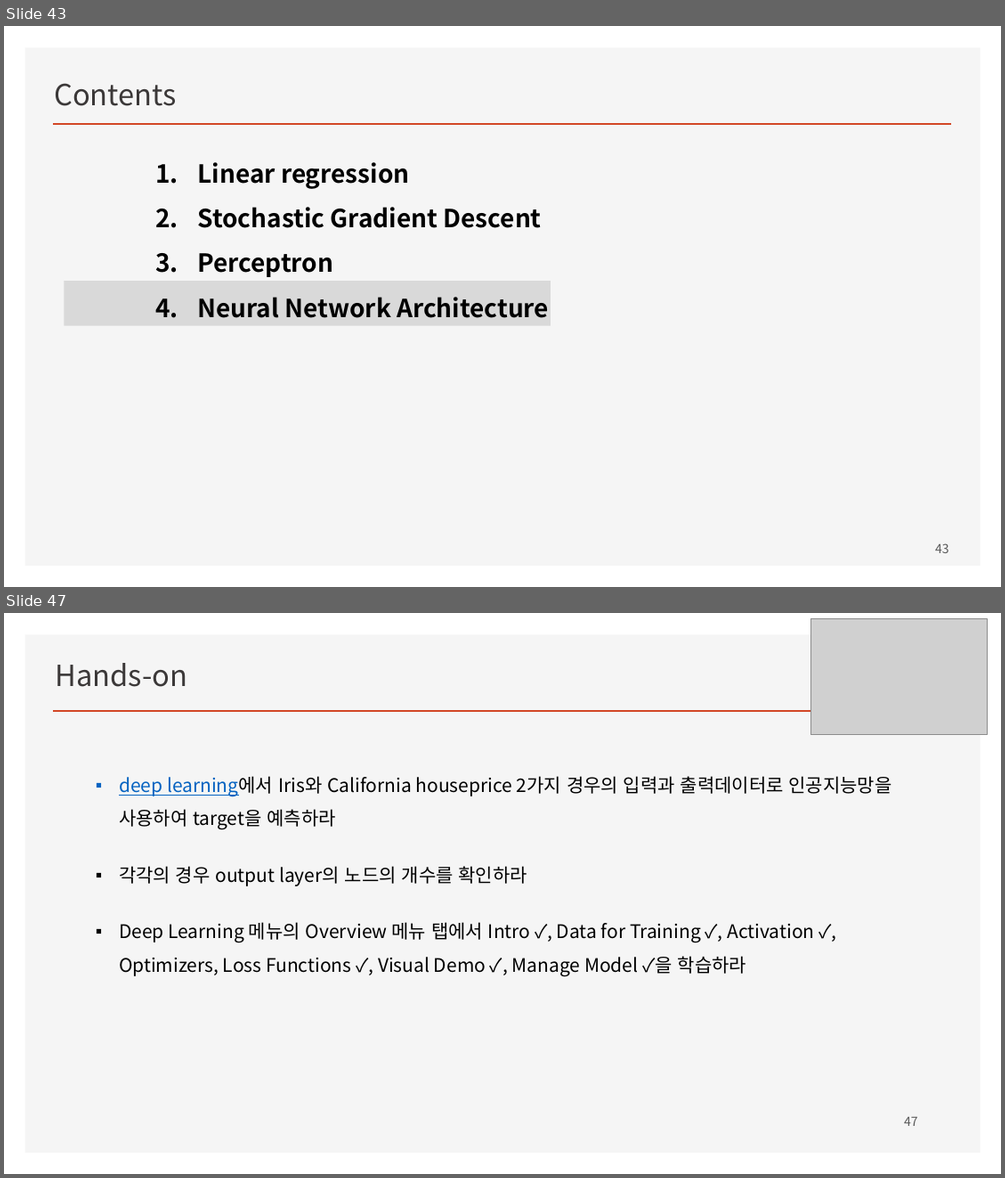
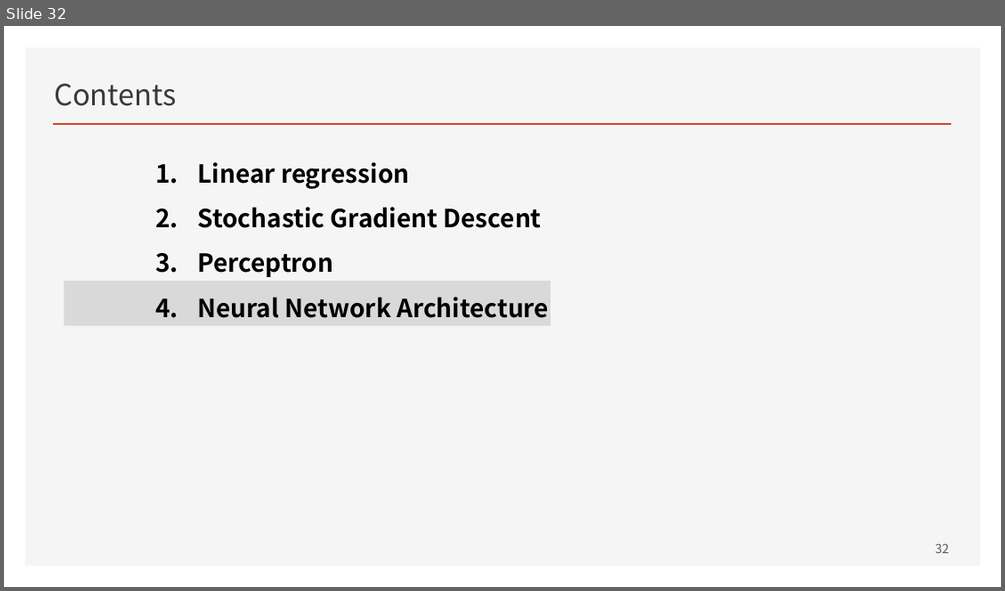
Before and after one commit to ancestor9/mathematics-for-machine-learning, a slide deck: w4_Perceptron_Regression.pptx. Shown one above the other, each under a label of ours: slides 43 and 47 before the commit, slide 32 after it; the slides between them are not shown. The pictures are 1005x1178 and 1005x591 pixels, drawn with LibreOffice and Linux fonts; fonts in the diff are those of the drawing; grey boxes stand for pictures; background and template pictures are left out. Boxes give left, top, right and bottom in pixels: in the first picture for what was removed or moved away, otherwise in the second. Text is boxed around its words. In the diff, an @@ line names an element or a change of style, - is before the commit and + after.

```diff
--- a/w4_Perceptron_Regression.pptx
+++ b/w4_Perceptron_Regression.pptx
@@ slide 47 removed at (4, 613, 1001, 1174), background #FFFFFF; not listed: 2 template elements that a slide beside it also shows @@
@@ picture removed at (811, 618, 987, 735) @@
@@ text removed at (56, 663, 188, 687) @@
-Hands-on
@@ text removed at (119, 776, 892, 976) @@
-▪ deep learning에서 Iris와 California houseprice 2가지 경우의 입력과 출력데이터로 인공지능망을 사용하여 target을 예측하라
-▪ 각각의 경우 output layer의 노드의 개수를 확인하라
-▪ Deep Learning 메뉴의 Overview 메뉴 탭에서 Intro ✓, Data for Training ✓, Activation ✓, Optimizers, Loss Functions ✓, Visual Demo ✓, Manage Model ✓을 학습하라
@@ page number removed at (904, 1117, 918, 1126) @@
-47
@@ what was slide 43 is now slide 32 @@
@@ page number at (935, 543, 949, 553): text changed @@
-43
+32
```
Also in this commit, not shown: 14 slides changed, 2 slides added, 21 other slides removed.
